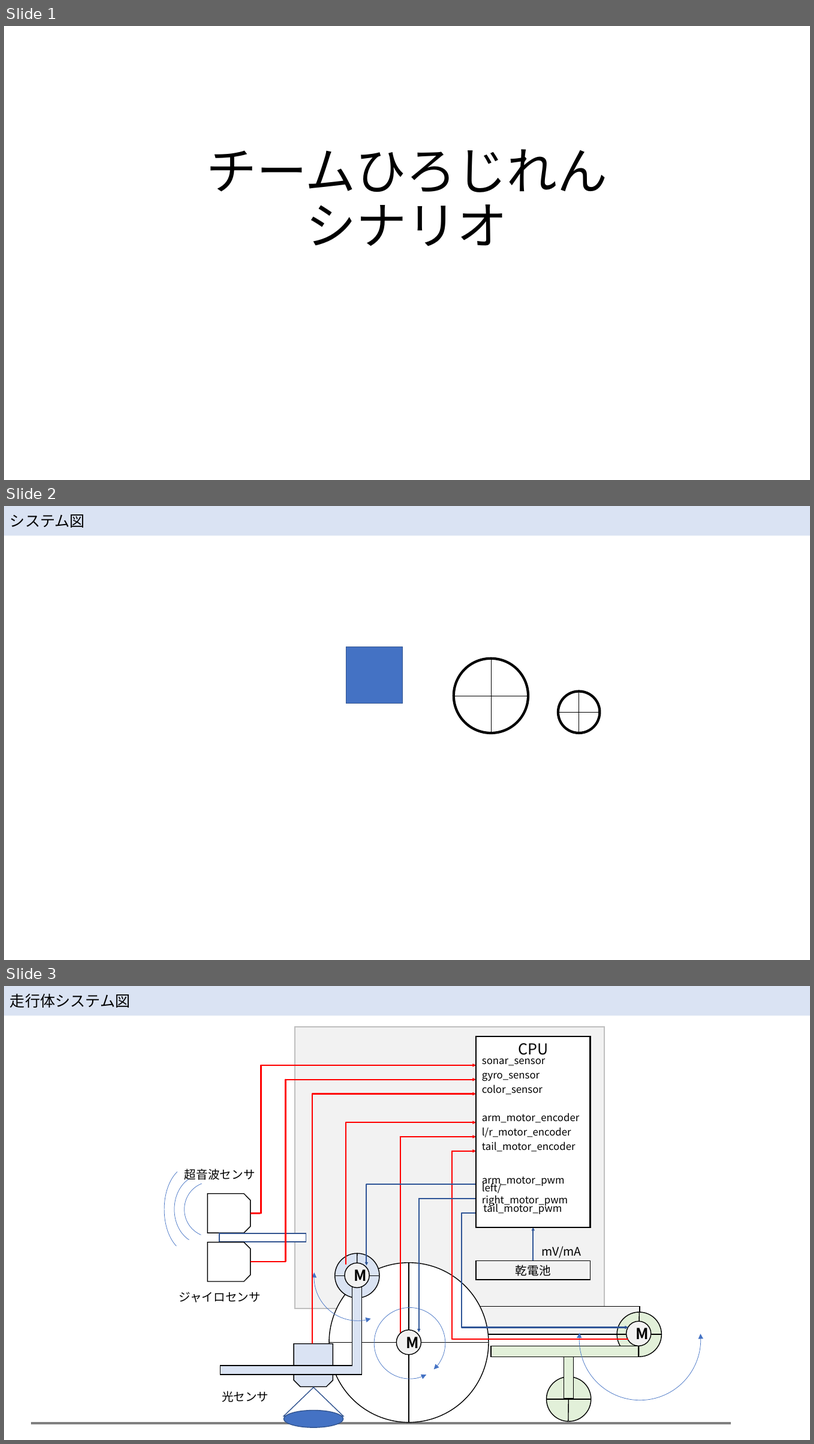
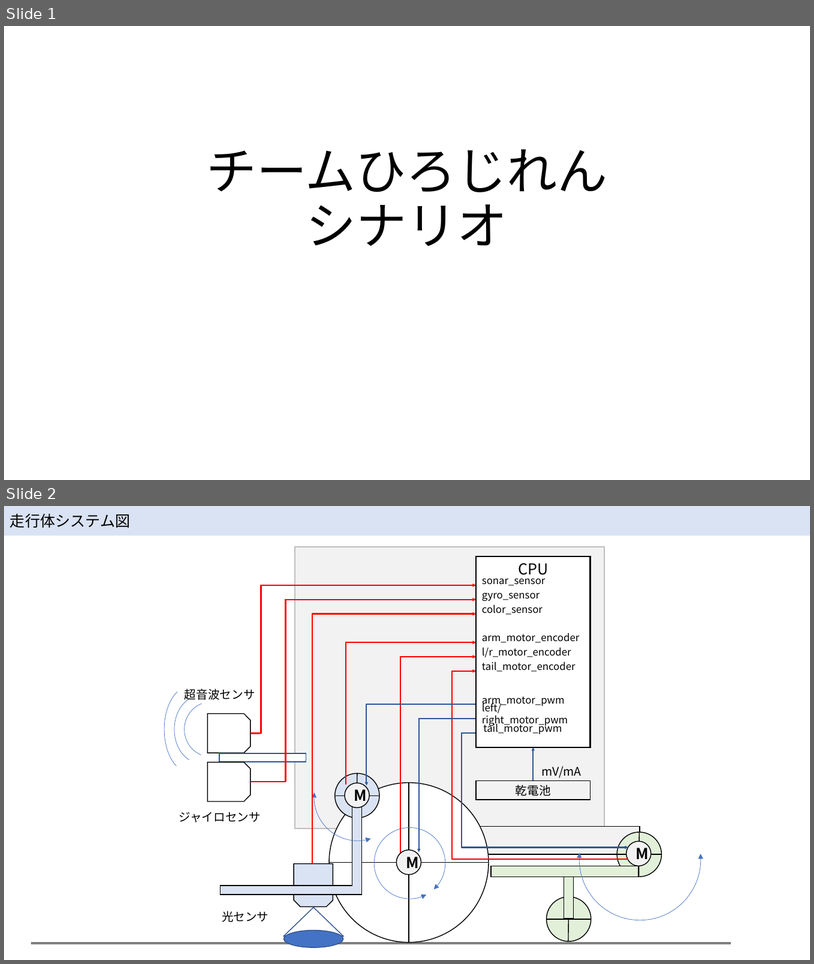
Before and after one commit to McRobo2019/ET_Robo_2019, a slide deck: Documents/hirojiren_scenario.pptx. Shown one above the other, each under a label of ours: slides 1, 2 and 3 before the commit, slides 1 and 2 after it. The pictures are 814x1444 and 814x964 pixels, drawn with LibreOffice and Linux fonts; fonts in the diff are those of the drawing. Boxes give left, top, right and bottom in pixels: in the first picture for what was removed or moved away, otherwise in the second. Text is boxed around its words. In the diff, an @@ line names an element or a change of style, - is before the commit and + after.

Commit message:
KP-63 シナリオファイルにシステム図を追加

```diff
--- a/Documents/hirojiren_scenario.pptx
+++ b/Documents/hirojiren_scenario.pptx
@@ slide 2 removed at bbox=[4, 506, 810, 960], background #FFFFFF @@
@@ rectangle removed at bbox=[4, 506, 810, 535] @@
-システム図
@@ rectangle removed at bbox=[347, 646, 402, 703] @@
@@ ellipse removed at bbox=[454, 658, 528, 733] @@
@@ line removed from (491, 658) to (491, 733) @@
@@ line removed from (454, 696) to (528, 696) @@
@@ ellipse removed at bbox=[559, 691, 600, 733] @@
@@ line removed from (579, 691) to (579, 733) @@
@@ line removed from (559, 712) to (600, 712) @@
@@ what was slide 3 is now slide 2 @@
```
Also in this commit, not shown: 1 slide changed.
